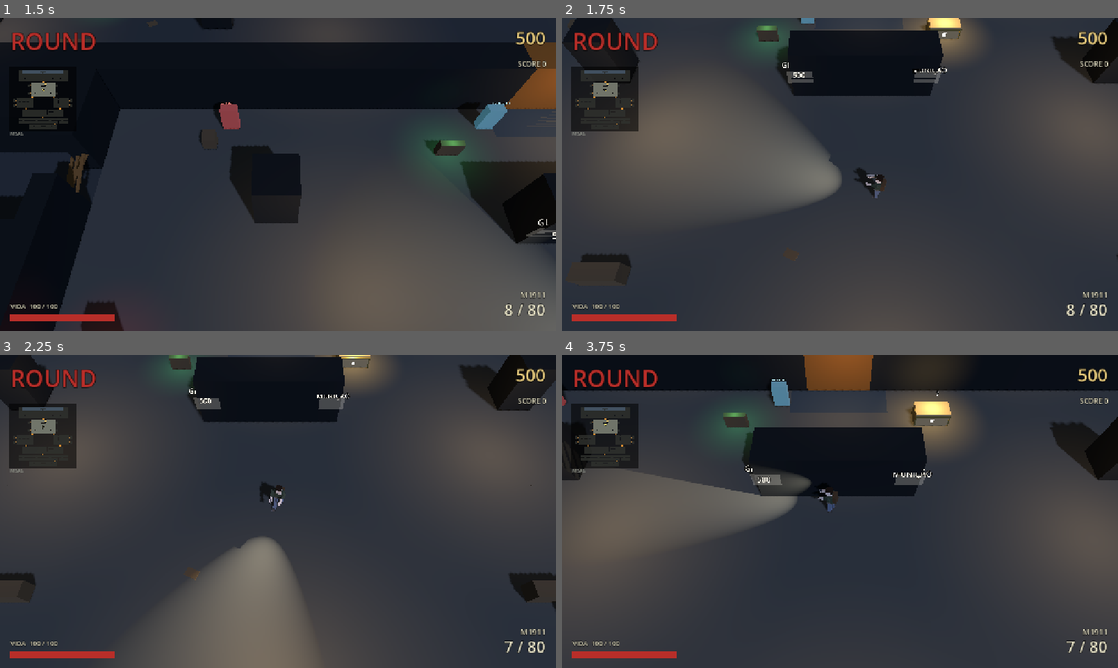
Above: before the commit, frames 1-4 (two rows, left to right).
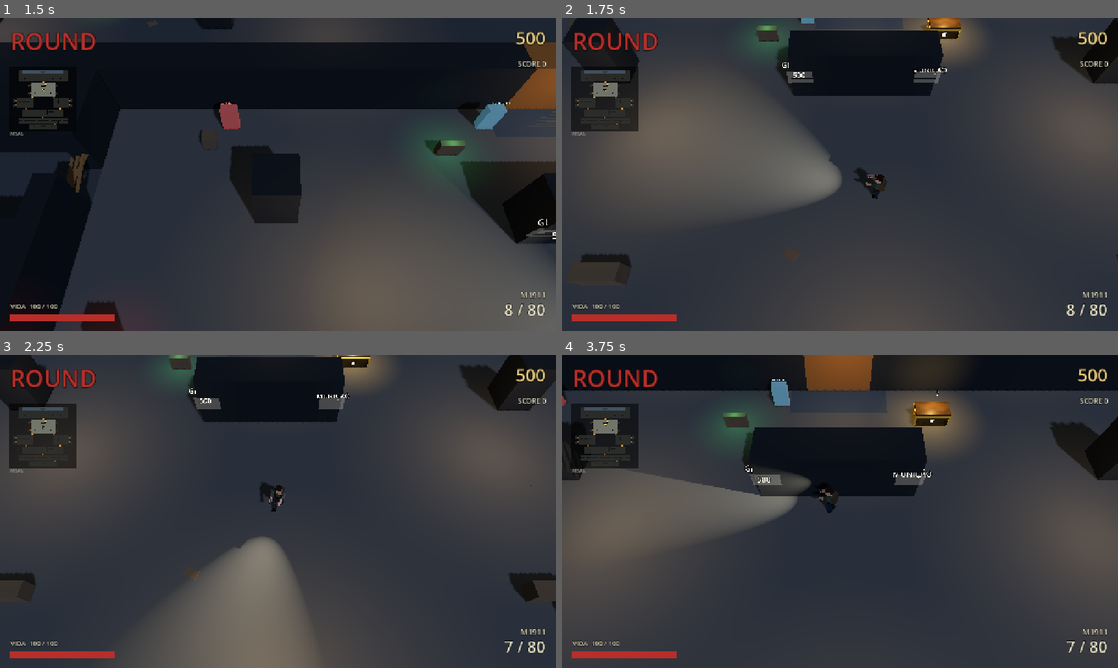
Above: after the commit, the same moments.

Repository: MeioDormindo/tentando-sobreviver-web
Game: Godot game, scene res://scenes/ui/main_menu.tscn
Two runs of this game, one before a commit and one after it. Both use one fixed random seed, a clock stepped at 60 frames per second and the inputs below.
Inputs (mouse positions are in pixels of both pictures, inside the frame that each line leads up to):
- Up to frame 1 (1.5 s): click "JOGAR" at 0.5 s; click "JOGAR" at 1.25 s
- Up to frame 2 (1.75 s): no input
- Up to frame 3 (2.25 s): tap Enter at 2 s; move the mouse to (250, 574) at 2.02 s; press the mouse at (250, 574) at 2.03 s; hold W (move_up) from 2.03 s (still down)
- Up to frame 4 (3.75 s): tap Space (jump) at 2.27, 3.02 s; move the mouse to (1006, 558) at 2.77 s; release the mouse at (1006, 558) at 2.78 s; tap E (interact) at 2.85 s; move the mouse to (673, 464) at 3.52 s; release W (move_up) at 3.53 s; hold A (move_left) from 3.53 s (still down); tap V (melee) at 3.6 s

Frame 1 is identical in both runs. In frame 2, 0.4% of the frame differs, in the area x 54-72%, y 0-58%; in frame 3, 0.3%; in frame 4, 0.6%, in the area x 46-70%, y 14-51%.

Commit message:
Godot: texturas pixeladas geradas no Blender (tecido, sujeira e sangue, pele de zumbi, pelo, metal, madeira) e mais detalhes nos modelos; cores em espaço linear; testes nunca usam a sessão da conta do jogador
Co-Authored-By: Claude Opus 5.5 <noreply@anthropic.com>

Diff:
--- a/godot/scripts/characters/character_model.gd
+++ b/godot/scripts/characters/character_model.gd
@@ -125,6 +125,8 @@
 			if not copies.has(original):
 				var copy := original.duplicate() as StandardMaterial3D
 				copy.resource_name = original.resource_name
+				# Texturas pixeladas (como a arte do jogo web).
+				copy.texture_filter = BaseMaterial3D.TEXTURE_FILTER_NEAREST_WITH_MIPMAPS
 				copies[original] = copy
 				materials.append(copy)
 			mesh_instance.set_surface_override_material(i, copies[original])
--- a/godot/scripts/online/account.gd
+++ b/godot/scripts/online/account.gd
@@ -19,7 +19,9 @@
 
 
 func _ready() -> void:
-	_session = _load_session()
+	# Testes (godot -s res://tests/...) nunca usam a conta do jogador: sem sessão, nada vai
+	# para a nuvem (o save de teste não pode sobrescrever o save de verdade).
+	_session = {} if is_test_run() else _load_session()
 	_push_timer = Timer.new()
 	_push_timer.one_shot = true
 	_push_timer.timeout.connect(_push_later)
@@ -29,6 +31,14 @@
 			_push_timer.start(Online.data.sync_debounce))
 	if current_user() != "":
 		sync_now.call_deferred()
+
+
+## O jogo foi aberto por um script de teste?
+static func is_test_run() -> bool:
+	for arg in OS.get_cmdline_args():
+		if arg.begins_with("res://tests/"):
+			return true
+	return false
 
 
 ## Nome do usuário logado ("" se ninguém).
--- a/godot/scripts/player/player.gd
+++ b/godot/scripts/player/player.gd
@@ -238,6 +238,11 @@
 	if _gun_model:
 		_gun_model.queue_free()
 	_gun_model = (load(path) as PackedScene).instantiate() as Node3D
+	for mesh: MeshInstance3D in _gun_model.find_children("*", "MeshInstance3D", true, false):
+		for i in mesh.get_surface_override_material_count():
+			var material := mesh.mesh.surface_get_material(i) as StandardMaterial3D
+			if material:
+				material.texture_filter = BaseMaterial3D.TEXTURE_FILTER_NEAREST_WITH_MIPMAPS
 	_gun_model.name = "GunModel"
 	var hand := $Pivot/Hand as Node3D
 	hand.add_child(_gun_model)
Binary file changed: godot/assets/characters/boss_conductor.glb
Binary file added: godot/assets/characters/boss_conductor_tex_cloth.png
Not shown, added: godot/assets/characters/boss_conductor_tex_cloth.png.import
Binary file added: godot/assets/characters/boss_conductor_tex_cloth_dirty.png
Not shown, added: godot/assets/characters/boss_conductor_tex_cloth_dirty.png.import
Binary file added: godot/assets/characters/boss_conductor_tex_hair.png
Not shown, added: godot/assets/characters/boss_conductor_tex_hair.png.import
Binary file added: godot/assets/characters/boss_conductor_tex_leather.png
Not shown, added: godot/assets/characters/boss_conductor_tex_leather.png.import
Binary file added: godot/assets/characters/boss_conductor_tex_metal.png
Not shown, added: godot/assets/characters/boss_conductor_tex_metal.png.import
Binary file added: godot/assets/characters/boss_conductor_tex_skin_zombie.png
(and 122 more such lines)
